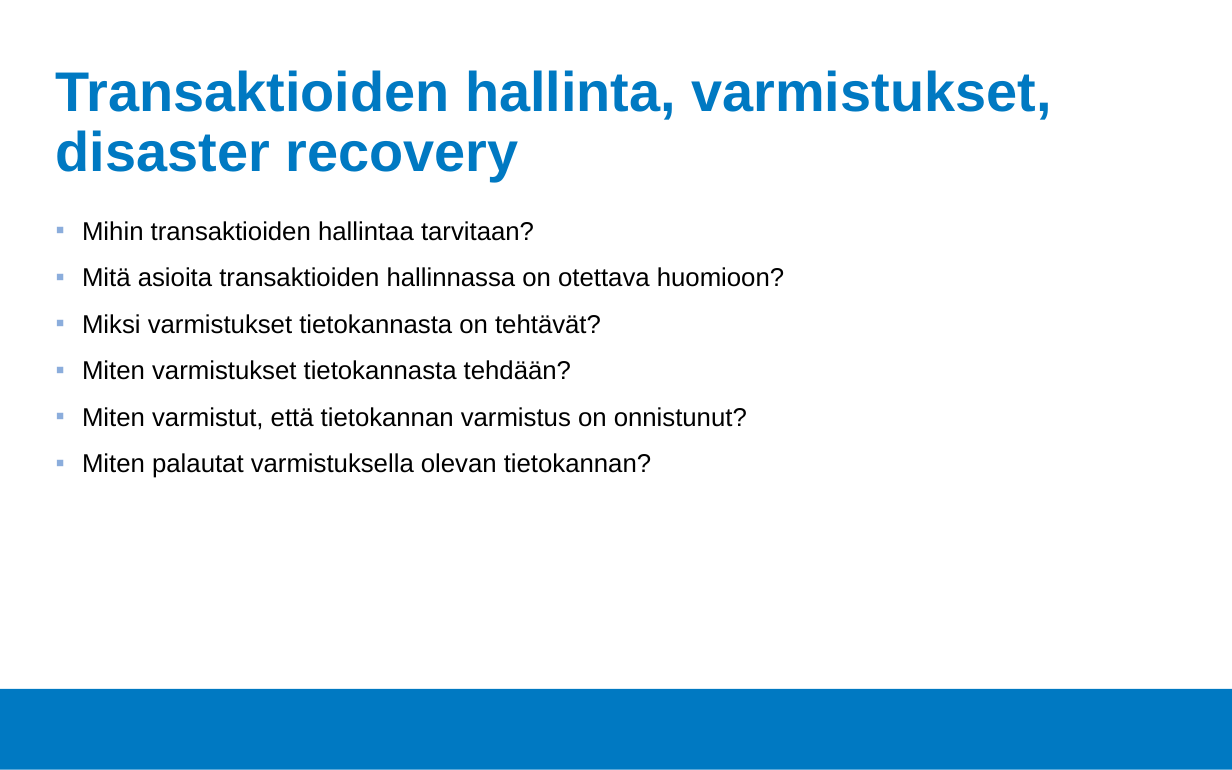
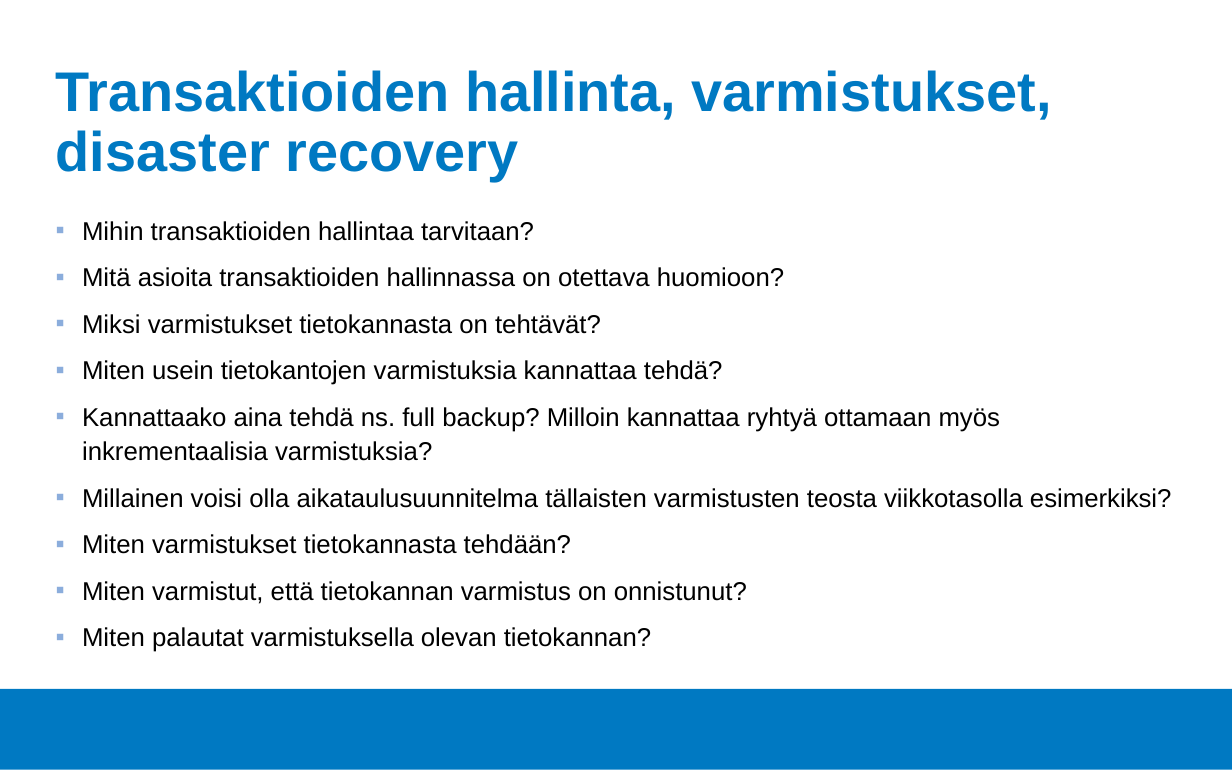
Before and after one commit to Tietokantahallinta/Tietokantahallinta.github.io, a slide deck: slide 2 of luennot/viikko04/Luentokalvot_04.odp. Drawn at 1232x770 pixels with LibreOffice and Linux fonts; fonts in the diff are those of the drawing; background and template pictures are left out. Boxes give left, top, right and bottom in pixels: in the first picture for what was removed or moved away, otherwise in the second. Text is boxed around its words. In the diff, an @@ line names an element or a change of style, - is before the commit and + after.

```diff
--- a/luennot/viikko04/Luentokalvot_04.odp
+++ b/luennot/viikko04/Luentokalvot_04.odp
@@ text at [82,360,1172,508]: paragraphs added @@
+▪ Miten usein tietokantojen varmistuksia kannattaa tehdä?
+▪ Kannattaako aina tehdä ns. full backup? Milloin kannattaa ryhtyä ottamaan myös inkrementaalisia varmistuksia?
+▪ Millainen voisi olla aikataulusuunnitelma tällaisten varmistusten teosta viikkotasolla esimerkiksi?
```
Also in this commit, not shown: 2 other slides changed, 14 other files.
